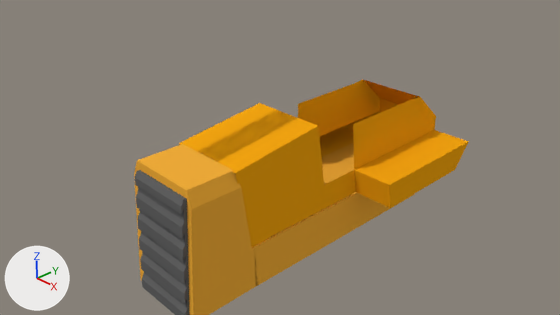
Before and after pictures for a commit that changed the Blender file Models/Vehicles/Land/CaterpillarD7R/CaterpillarD7R.blend.
Before and after are seen from the file's camera 'Camera'. Arrows for +X, +Y and +Z are at lower left; the lights stay in place.

Objects in the first picture: 'Cabin', 'body', 'radiator'.
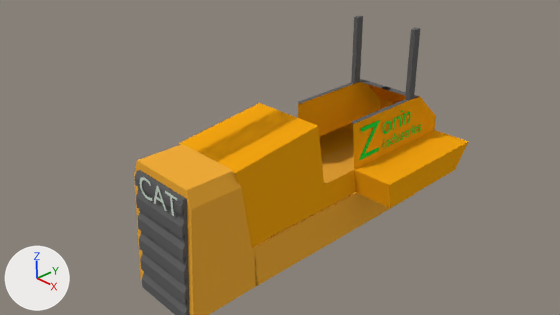
Pixel boxes (x1, y1, x2, y2) of what changed, in the pictures (560 x 315 px):
'topCabin', added
    after: (297, 16, 420, 124)
'Text.001', added
    after: (359, 120, 380, 160)
'Text', added
    after: (140, 177, 177, 216)
'Text.002', added
    after: (383, 110, 410, 134)
'Text.003', added
    after: (383, 124, 421, 149)

Diff of the bpy script that builds the scene:
```diff
--- a/Models/Vehicles/Land/CaterpillarD7R/CaterpillarD7R.blend.py
+++ b/Models/Vehicles/Land/CaterpillarD7R/CaterpillarD7R.blend.py
@@ me_plane_001 @@
+me_plane_001.from_pydata([(-1.0, -1.0, 0.0), (1.0, -1.0, 0.0), (-1.0, 1.0, 0.0), (1.0, 1.0, 0.0), (8.3, -1.0, 0.0), (8.3, 1.0, 0.0), (7.2, 1.0, 0.0), (7.2, -1.0, 0.0), (8.3, -3.1, 0.0), (7.2, -3.1, 0.0), (8.3, -19.5, 0.0), (7.2, -19.5, 0.0), (8.3, -23.4, 0.0), (7.2, -23.4, 0.0), (7.2, -1.0, 1.4), (8.3, -1.0, 1.4), (7.2, -3.1, 1.4), (8.3, -3.1, 1.4)], [], [(0, 1, 3, 2), (6, 7, 4, 5), (3, 1, 7, 6), (7, 9, 16, 14), (8, 9, 11, 10), (10, 11, 13, 12), (15, 14, 16, 17), (9, 8, 17, 16), (4, 7, 14, 15), (8, 4, 15, 17)])
+me_plane_001.materials.append(mat_radiatorblack)  # dark grey #636363
@@ txt_text_003 @@
+txt_text_003 = bpy.data.curves.new('Text.003', 'FONT')
+txt_text_003.body = 'industries'
+txt_text_003.materials.append(mat_zoringreen)  # green #24da3e
+txt_text_003.size = 0.34
@@ txt_text_002 @@
+txt_text_002 = bpy.data.curves.new('Text.002', 'FONT')
+txt_text_002.body = 'orin'
+txt_text_002.materials.append(mat_zoringreen)  # green #24da3e
+txt_text_002.size = 0.58
@@ txt_text_001 @@
+txt_text_001 = bpy.data.curves.new('Text.001', 'FONT')
+txt_text_001.body = 'Z'
+txt_text_001.materials.append(mat_zoringreen)  # green #24da3e
@@ txt_text @@
+txt_text = bpy.data.curves.new('Text', 'FONT')
+txt_text.body = 'CAT'
+txt_text.materials.append(mat_whitepopcorn)  # light grey #d3e2d5
+txt_text.size = 0.56
+txt_text.small_caps_scale = 0.0
@@ ob_topcabin @@
+ob_topcabin = bpy.data.objects.new('topCabin', me_plane_001)  # modifiers MIRROR
+ob_topcabin.parent = ob_caterpillard7r
+ob_topcabin.location = (-0.00814, 3.62, 0.81)
+ob_topcabin.scale = (0.0928, 0.0833, 1.0)
@@ ob_text_003 @@
+ob_text_003 = bpy.data.objects.new('Text.003', txt_text_003)
+ob_text_003.parent = ob_caterpillard7r
+ob_text_003.location = (0.803, 2.516, 0.00805)
+ob_text_003.rotation_euler = (1.571, 0.0, 1.571)  # degrees (90, 0, 90)
@@ ob_text_002 @@
+ob_text_002 = bpy.data.objects.new('Text.002', txt_text_002)
+ob_text_002.parent = ob_caterpillard7r
+ob_text_002.location = (0.803, 2.468, 0.325)
+ob_text_002.rotation_euler = (1.571, 0.0, 1.571)  # degrees (90, 0, 90)
@@ ob_text_001 @@
+ob_text_001 = bpy.data.objects.new('Text.001', txt_text_001)
+ob_text_001.parent = ob_caterpillard7r
+ob_text_001.location = (0.774, 1.808, -0.0131)
+ob_text_001.rotation_euler = (1.571, 0.0, 1.571)  # degrees (90, 0, 90)
@@ ob_text @@
+ob_text = bpy.data.objects.new('Text', txt_text)
+ob_text.parent = ob_caterpillard7r
+ob_text.location = (-0.463, -2.238, 0.371)
+ob_text.rotation_euler = (1.571, 0.0, 0.0)  # degrees (90, 0, 0)
```
